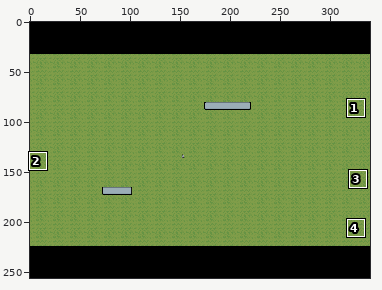
A sprite sheet gets an edit: You Fight Monsters/prev/rFGhG1GdHrF5bqR.png. The first picture is a wide view before the edit; the outline marks the close-up.
Close-up. Before the commit:
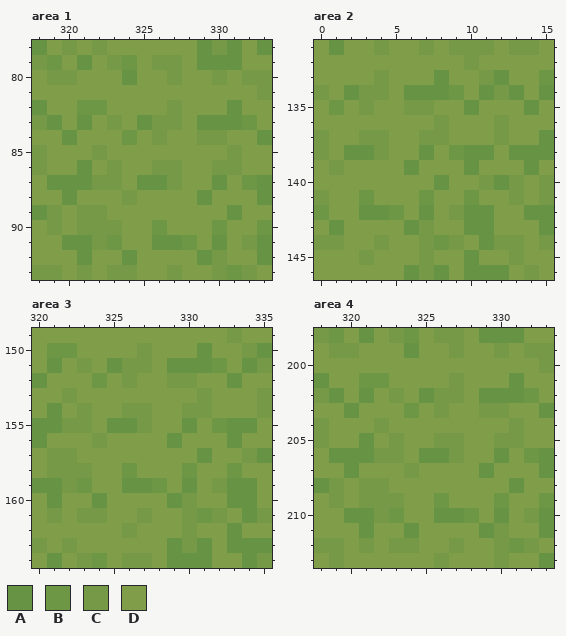
The file is 340x256 pixels. Colours within 5 levels of each other are drawn and written as one. Shown: area 1: x 318..333, y 78..93; area 2: x 0..15, y 131..146; area 3: x 320..335, y 149..164; area 4: x 318..333, y 198..213. The commit also changed other parts of the picture, which this record leaves out.
Palette (. is transparent): A #669344  B #6d9645  C #769947  D #809d49
Pixels before, area 1, first column x 318:
78 ADCDCDDDDDDACADA
79 CBDADCBDCCDAAADD
80 DCCDDDADDCDDCDCC
81 DDDDDDDDDDDDDDDC
82 ADDBBDDDDCDDDADD
83 CADADCDACCDAAABD
84 DDADDDBDCDDCCDDA
85 CDDDCDDDDDDDDCDD
86 CDDADCDDCCDDCCDD
87 DAAACCDAACDDADBA
88 DDADDDCDDDDADDDA
89 ACDCCDDDDDDDDADD
90 DCDCCCDDBDDDBDDB
91 DDAACBDDAABDADCA
92 DDDADDADDDDACDDA
93 CCDCDCCDDCDDCBCD
Pixels before, area 2, first column x 0:
131 DADDCDDCDCCCDCCD
132 DDDDDDDDDDCDDDDD
133 DDDDCDDDADDCADDB
134 CDACCDAAABDACADA
135 DBDCDDCCDDADDDAD
136 DDDDDDDDCDDDCDDD
137 CDDCCDDCCDDDCDDA
138 CDAACDDADBAADAAA
139 DCDDDDADDDADDDAD
140 DDDDDDDDADDCACDC
141 CDDBDDDBDDBDDCDC
142 BDDAABDADCAADDAA
143 DADDDDACDDAADDDA
144 CCDDCDDCBCDACCDC
145 DDDCDDDCDDADDCDD
146 DDDDDDACADAAADCD
Pixels before, area 3, first column x 320:
149 DDDDDDDDDDDDDCDD
150 DBBDDDDCDDDADDCA
151 DADCDACCDAAABDAC
152 ADDDBDCDDCCDDADD
153 DDCDDDDDDDDCDDDC
154 DADCDDCCDDCCDDDC
155 AACCDAACDDADBAAD
156 ADDDCDDDDADDDADD
157 DCCDDDDDDDDADDCA
158 DCCCDDBDDDBDDBDD
159 AACBDDAABDADCAAD
160 DADDADDDDACDDAAD
161 DCDCCDDCDDCBCDAC
162 DDDDDDCDDDCDDADD
163 CDCDDDDDDACADAAA
164 DADCBDCCDAAADDAC
Pixels before, area 4, first column x 318:
198 CBDADCBDCCDAAADD
199 DCCDDDADDCDDCDCC
200 DDDDDDDDDDDDDDDC
201 ADDBBDDDDCDDDADD
202 CADADCDACCDAAABD
203 DDADDDBDCDDCCDDA
204 CDDDCDDDDDDDDCDD
205 CDDADCDDCCDDCCDD
206 DAAACCDAACDDADBA
207 DDADDDCDDDDADDDA
208 ACDCCDDDDDDDDADD
209 DCDCCCDDBDDDBDDB
210 DDAACBDDAABDADCA
211 DDDADDADDDDACDDA
212 CCDCDCCDDCDDCBCD
213 DCDDDDDDCDDDCDDA
And afterwards:
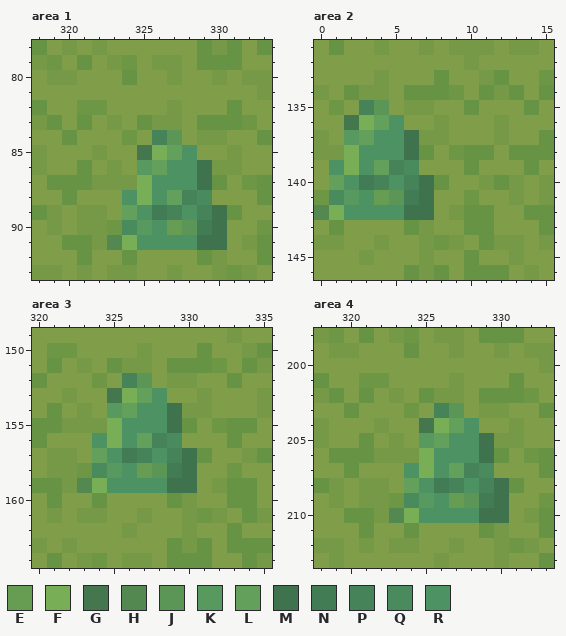
Colours new in this view: E #679c53  F #77ae56  G #44774e  H #538850  J #5b9657  K #58995f  L #62a05c  M #3e734e  N #427c54  P #468358  Q #4a8b5e  R #4d9262
The edit:
Area 1:
y 84: x 326..327 CD -> PJ
y 85: x 325..328 DDDD -> GFLR
y 86: x 325..329 DCCDD -> KLRRM
y 87: x 324..329 DAACDD -> CFRRRM
y 88: x 324..329 CDDDDA -> RFRLPQ
y 89: x 324..330 DDDDDDD -> LRNPRPM
y 90: x 323..330 CDDBDDDB -> BQKREJNM
y 91: x 323..330 BDDAABDA -> HFRRRRMM
Area 2:
y 135: x 3..4 CD -> PJ
y 136: x 2..5 DDDD -> GFLR
y 137: x 2..6 DCCDD -> KLRRM
y 138: x 1..6 DAACDD -> CFRRRM
y 139: x 1..6 CDDDDA -> RFRLPQ
y 140: x 1..7 DDDDDDD -> LRNPRPM
y 141: x 0..7 CDDBDDDB -> BQKREJNM
y 142: x 0..7 BDDAABDA -> HFRRRRMM
Area 3:
y 152: x 326..327 CD -> PJ
y 153: x 325..328 DDDD -> GFLR
y 154: x 325..329 DCCDD -> KLRRM
y 155: x 324..329 DAACDD -> CFRRRM
y 156: x 324..329 CDDDDA -> RFRLPQ
y 157: x 324..330 DDDDDDD -> LRNPRPM
y 158: x 323..330 CDDBDDDB -> BQKREJNM
y 159: x 323..330 BDDAABDA -> HFRRRRMM
Area 4:
y 203: x 326..327 CD -> PJ
y 204: x 325..328 DDDD -> GFLR
y 205: x 325..329 DCCDD -> KLRRM
y 206: x 324..329 DAACDD -> CFRRRM
y 207: x 324..329 CDDDDA -> RFRLPQ
y 208: x 324..330 DDDDDDD -> LRNPRPM
y 209: x 323..330 CDDBDDDB -> BQKREJNM
y 210: x 323..330 BDDAABDA -> HFRRRRMM
Where, in picture pixels (left, top, right, bottom), the same in both close-ups:
changed: (107, 130, 227, 250)
changed: (314, 100, 434, 220)
changed: (77, 373, 197, 493)
changed: (389, 403, 509, 523)
